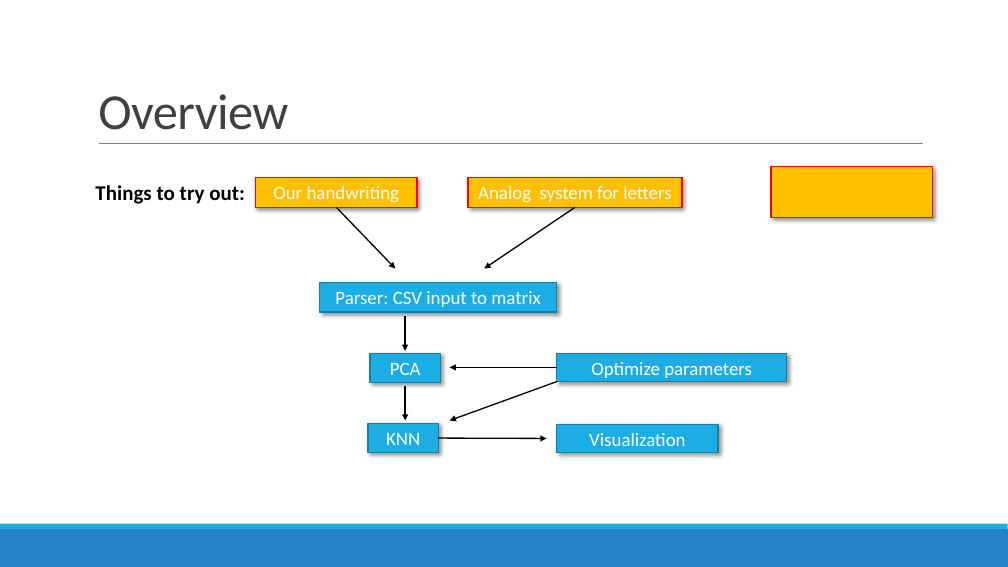
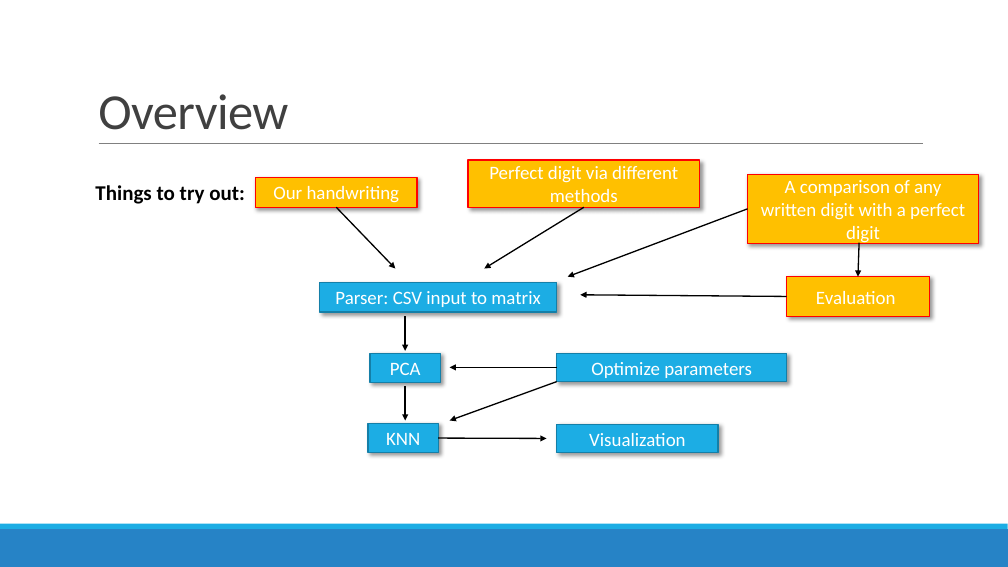
Before and after one commit to datascience-mobi/project-03-group-01, a slide deck: slide 8 of Vortrag1.pptx. Drawn at 1008x567 pixels with LibreOffice and Linux fonts; fonts in the diff are those of the drawing. Boxes give left, top, right and bottom in pixels: in the first picture for what was removed or moved away, otherwise in the second. Text is boxed around its words. In the diff, an @@ line names an element or a change of style, - is before the commit and + after.

```diff
--- a/Vortrag1.pptx
+++ b/Vortrag1.pptx
@@ rectangle "Perfect digit via different methods": place and size @@
-rectangle "Perfect digit via different methods" at [468,178,682,208]
+rectangle "Perfect digit via different methods" at [468,160,699,207]
@@ text in rectangle at [489,166,678,208]: text changed @@
-Analog system for letters
+Perfect digit via different methods
@@ rectangle "A comparison of any written ...": place and size @@
-rectangle "A comparison of any written ..." at [771,167,933,218]
+rectangle "A comparison of any written ..." at [748,175,979,243]
@@ arrow moved from (575, 207) - (485, 268) to (584, 207) - (485, 268) @@
@@ arrow added from (748, 209) to (568, 277), #000000 1.25 pt @@
@@ text in rectangle at [761,180,965,244]: text added @@
+A comparison of any written digit with a perfect digit
@@ arrow added from (859, 243) to (858, 277), #000000 1.25 pt @@
@@ arrow added from (787, 296) to (581, 295), #000000 1.25 pt @@
@@ rectangle added at [787,277,929,316], fill #FFC000, outline #FF0000 1.25 pt, 18 pt, text #FFFFFF @@
+Evaluation
```
